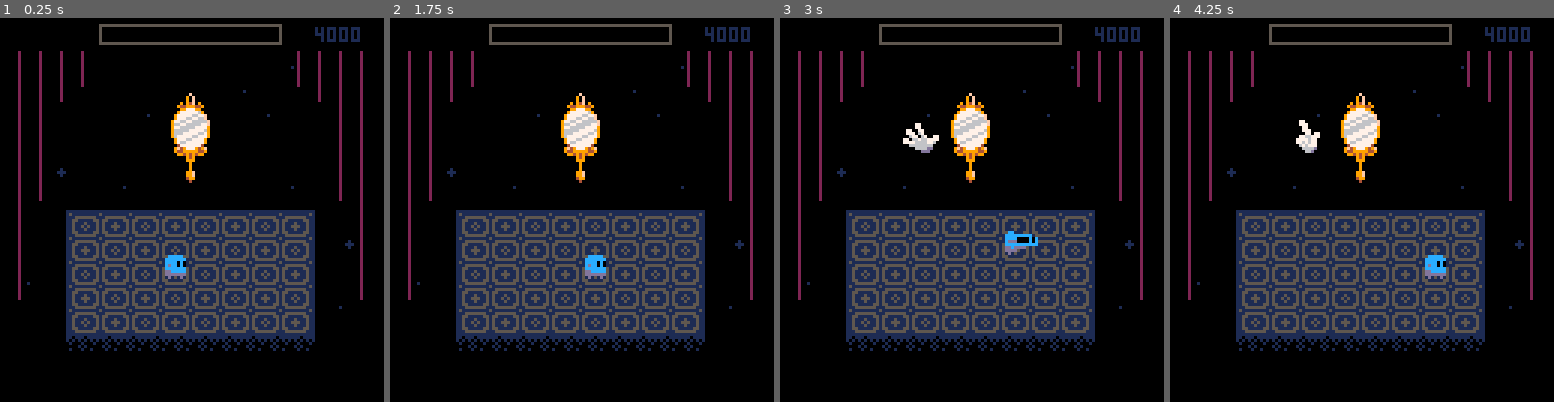
Above: before the commit, frames 1-4 (left to right).
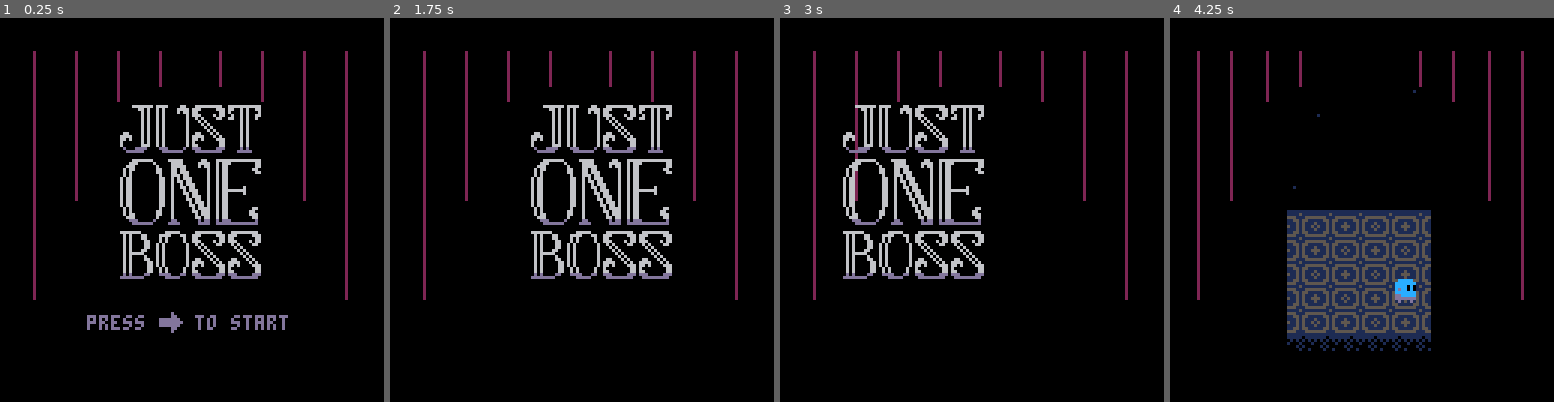
Above: after the commit, the same moments.

Repository: aylanonsense/just-one-boss
Game: PICO-8 cartridge cart.p8
The game is run twice, just before and just after one commit, with the same random seed, the same clock (stepped at 60 frames per second) and the same inputs.
Inputs:
- Up to frame 1 (0.25 s): no input
- Up to frame 2 (1.75 s): tap X (X key) at 0.33, 1.07 s; tap O (Z key) at 0.7, 1.7 s; hold Right from 1.6 s (still down)
- Up to frame 3 (3 s): tap X (X key) at 1.85, 2.97 s; release Right at 2.1 s; tap O (Z key) at 2.1, 2.5, 2.9 s; hold Up 2.15-2.42 s; hold Right from 2.47 s (still down)
- Up to frame 4 (4.25 s): release Right at 3.03 s; hold Left 3.08-3.58 s; tap O (Z key) at 3.3, 3.7, 4.1 s; hold Down 3.63-3.97 s; hold Right from 4.02 s (still down); tap X (X key) at 4.08 s

The runs differ from the first frame. In frame 1, 31% of the frame differs, in the area x 4-95%, y 1-87%; in frame 2, 32%; in frame 3, 32%; in frame 4, 16%.

Commit message:
Think I got all the bugs and stuff done, just music and sounds now

Diff:
--- a/cart.p8
+++ b/cart.p8
@@ -5,7 +5,7 @@
 --by bridgs
 
 -- set cart data (for saving and loading high scores)
-cartdata("bridgs_justoneboss_playtest_1")
+cartdata("bridgs_justoneboss_playtest_2")
 
 --[[
 cart data:
@@ -55,6 +55,8 @@
 	44:	bass walk a
 	45:	drum solo
 	46:	drum solo #2
+	47:	trumpet game over melody
+	47:	drums game over
 	...
 
 music:
@@ -62,9 +64,8 @@
 	8-10:	boss intro
 	11-...:	boss fight
 	...		title screen
-	...		death screen
+	...		game over screen
 	...		victory screen
-
 
 audio channels:
 		music		sfx
@@ -89,27 +90,21 @@
             ^     ^
            c=1   c=2
 
-
-bugs
-	ease_in_out does not exist?
-	after beating game, ui is displayed around title screen
-music
+todo
 .	longer boss fight music
-.	boss fight intro when starting on phases 2-4
+.	intro to boss fight music when starting on phases 2-4
 .	menu music (4 sounds)
-.	death music (6 sounds)
+.	game over music (6 sounds)
 .	victory music (8 sounds)
-todo
-	reflection and player should break coin at same time
 .	the spell cast sound is lame
 .	the menu advance tone is a bit sad :(
 .	heart sound could be happier and louder
-hard mode:
-.	coin ting interrupted by coin slam sound
-.	need a wwoooooooooeeeeooow sound during hard mode phase change to phase 2
-.	need a reflection spawn sound
-.	hat needs to not be on same channel as coin and it needs a better, bouncier sound
-.	need extended laser sound for phase 4
+.	[hard mode] coin ting interrupted by coin slam sound
+.	[hard mode] need a wwoooooooooeeeeooow sound during hard mode phase change to phase 2
+.	[hard mode] need a reflection spawn sound
+.	[hard mode] hat needs to not be on same channel as coin and it needs a better, bouncier sound
+.	[hard mode] need extended laser sound for phase 4
+.	bunny sound could be way cuter
 ]]
 
 -->/8
@@ -119,7 +114,7 @@
 function noop() end
 
 -- global debug vars
-local starting_phase,skip_phase_change_animations,skip_title_screen,start_on_hard_mode=1,false,true,false
+local starting_phase,skip_phase_change_animations,skip_title_screen,start_on_hard_mode=0,false,false,false
 
 -- global scene vars
 local conjure_flowers_counter,next_reflection_color,scene_frame,freeze_frames,screen_shake_frames,timer_seconds,score_data_index,time_data_index,rainbow_color,boss_phase,score,score_mult,is_paused,hard_mode=1,1,0,0,0,0,0,1,8,0,0,0 -- ,false,false
@@ -187,6 +182,7 @@
 				self.amount_closed=62-self.amount_closed
 			end
 		end,
+		is_curtains=true,
 		draw_curtain=function(self,x,dir)
 			rectfill(x-10*dir,0,x+dir*self.amount_closed,127,0)
 			local x2
@@ -264,9 +260,9 @@
 	{
 		-- draw
 		function(self,x)
-			print_centered("thank you for playing!",x,26,rainbow_color)
-			print_centered("created (with love) by bridgs",x,71,6)
-			print_centered("https://brid.gs",x,83,12)
+			print_centered("thank you for playing!",x+0.5,26,rainbow_color)
+			print_centered("created (with love) by bridgs",x+0.5,71,6)
+			print_centered("https://brid.gs",x+0.5,83,12)
 			self:draw_sprite(11,-43,ternary_hard_mode(69,47),79,22,16)
 			self:draw_prompt("continue")
 		end,
@@ -284,7 +280,7 @@
 			-- congratulations
 			self:draw_sprite(39,-15,48,95,79,25)
 			if f>=35 then
-				print_centered(ternary_hard_mode("you really did it!!","you did it!"),x,51,15)
+				print_centered(ternary_hard_mode("you really did it!!","you did it!"),x+0.5,51,15)
 			end
 			-- print score
 			if f>=80 then
@@ -315,10 +311,10 @@
 			print(label_text,x-42.5,y,7)
 			print(score_text,x+9.5-4*#score_text,y)
 			print(time_text,x+45.5-4*#time_text,y)
-			spr(173,x+18,y)
-		end
-	},
-	-- entity 9: death_screen [sprite data 48-53]
+			spr(173,x+18.5,y)
+		end
+	},
+	-- entity 9: game_over_screen [sprite data 48-53]
 	--   extends entity 5: screen
 	{
 		-- draw
@@ -438,24 +434,33 @@
 					end
 					-- bump into an obstacle or reflection
 					if occupant or (player_reflection and (self.prev_col<5)!=(col<5)) then
+						if player_reflection then
+							player_reflection:copy_player()
+							if get_tile_occupant(player_reflection) then
+								get_tile_occupant(player_reflection):get_bumped()
+							end
+						end
 						self:bump()
 						if occupant then
 							occupant:get_bumped()
 						end
+						if player_reflection then
+							player_reflection:copy_player()
+						end
 					end
 				end
 			end
 			return true
 		end,
 		hurtbox_channel=1, -- player
-		facing=1, -- 0 = left, 1 = right, 2 = up, 3 = down
+		facing=0, -- 0 = left, 1 = right, 2 = up, 3 = down
 		step_frames=0,
 		teeter_frames=0,
 		stun_frames=0,
 		primary_color=12,
 		secondary_color=13,
 		tertiary_color=0,
-		x=35,
+		x=45,
 		y=20,
 		check_inputs=function(self)
 			for_each_dir(function(dir)
@@ -480,7 +485,7 @@
 		end,
 		step=function(self,dir)
 			if not self.step_dir and self.teeter_frames<=0 and self.default_counter<=0 and self.stun_frames<=0 then
-				if boss_health.health<=0 and boss_phase<=0 then
+				if boss_health.health<=0 and boss_phase<=0 and not boss then
 					sfx(29,1) -- player step
 				end
 				self.facing,self.step_dir,self.step_frames,self.next_step_dir=dir,dir,4 -- ,nil
@@ -519,15 +524,19 @@
 					-- entity 10: player_figment
 					promises,is_paused,player_health.render_layer,player_figment={},true,16,spawn_entity(10,player.x+23,player.y+65)
 					music(-1)
-					-- entity 9: death_screen
+					-- entity 9: game_over_screen
 					spawn_entity(9)
 					player_figment:promise_sequence(
 						35,
 						{"move",63,72,60})
 					curtains:set_anim() -- close
 					player_health:promise_sequence(
-						65,
-						{"move",62.5,45,60,ease_in_out,{-60,10,-40,10}})
+						35,
+						function()
+							music(34)
+						end,
+						30,
+						{"move",62.5,45,60,linear,{-60,10,-40,10}})
 					player:die()
 				end
 			end
@@ -751,6 +760,9 @@
 			self:copy_player()
 			if (prev_col!=self:col() or prev_row!=self:row()) and get_tile_occupant(self) then
 				get_tile_occupant(self):get_bumped()
+				if get_tile_occupant(player) then
+					get_tile_occupant(player):get_bumped()
+				end
 				player:bump()
 				self:copy_player()
 			end
@@ -1242,7 +1254,7 @@
 							for i=1,5 do
 								-- entity 23: magic_mirror_reflection
 								spawn_entity(23):promise_sequence(
-									{"move",0,0,40,ease_in_out,{40*cos(i/5),40*sin(i/5),40*cos((i+1)/5),40*sin((i+1)/5)},true},
+									{"move",0,0,40,linear,{40*cos(i/5),40*sin(i/5),40*cos((i+1)/5),40*sin((i+1)/5)},true},
 									2,
 									"die")
 							end
@@ -1504,7 +1516,7 @@
 									end)
 								end
 							end,
-							{"move",-2,0,8,ease_in_out,{0,-4,0,-4},true},
+							{"move",-2,0,8,linear,{0,-4,0,-4},true},
 							function()
 								coin.hitbox_channel,coin.hurtbox_channel=1,4 -- player / coin
 							end)
@@ -1919,24 +1931,23 @@
 		if entity.render_layer>=13 then
 			camera(shake_x)
 		end
+		if entity.is_curtains then
+			if score_mult>0 then
+				-- draw score multiplier
+				draw_sprite(6,2,69,71,11,7)
+				print(score_mult,8,3,0)
+			end
+			if timer_seconds>0 then
+				-- draw timer
+				print(format_timer(timer_seconds),7,120,1)
+			end
+			if score>0 then
+				-- draw score
+				print(score_text,121-4*#score_text,3,1)
+			end
+		end
 		entity:draw2()
 	end)
-	-- draw the ui
-	if not is_paused then
-		if score_mult>0 then
-			-- draw score multiplier
-			draw_sprite(6,2,69,71,11,7)
-			print(score_mult,8,3,0)
-		end
-		if timer_seconds>0 then
-			-- draw timer
-			print(format_timer(timer_seconds),7,120,1)
-		end
-		if score>0 then
-			-- draw score
-			print(score_text,121-4*#score_text,3,1)
-		end
-	end
 	-- draw guidelines
 		-- camera()
 		-- color(3)
@@ -2137,7 +2148,7 @@
 function slide(entity,dir)
 	dir=dir or 1
 	-- entity.x+=dir*2
-	entity:move(-dir*129,0,100,ease_in_out,{dir*70,0,0,0},true)
+	entity:move(-dir*129,0,100,linear,{dir*70,0,0,0},true)
 	return entity
 end
 
Not shown, changed: the music (__music__) section of cart.p8
Not shown, changed: the sound effects (__sfx__) section of cart.p8
